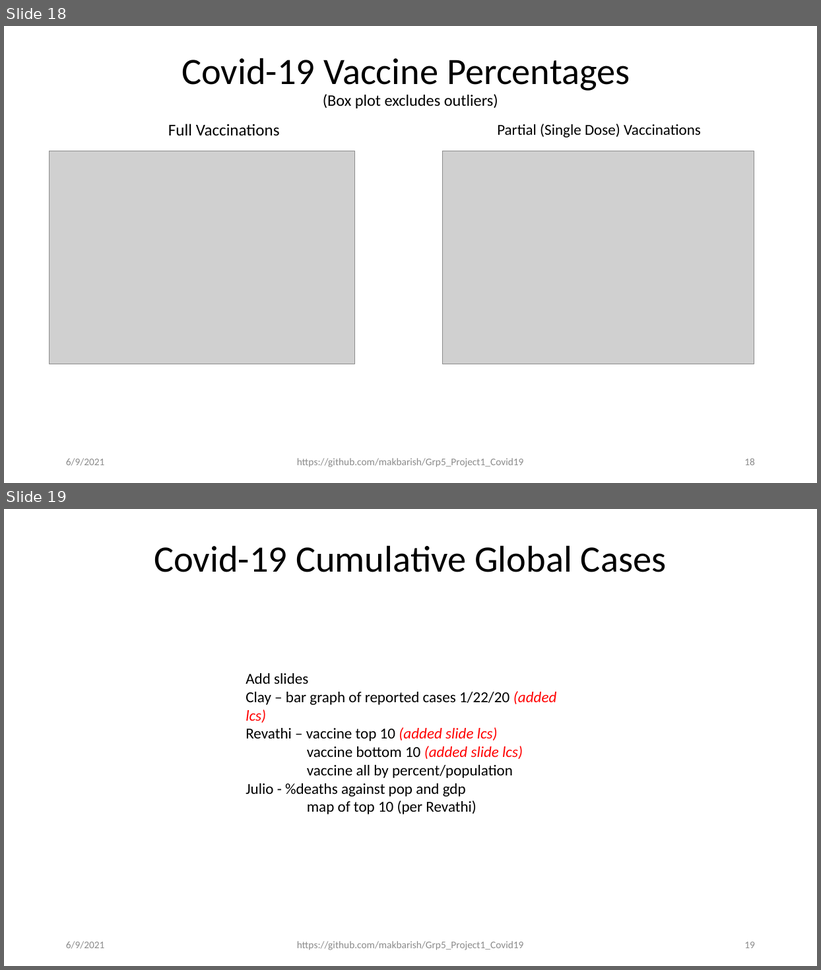
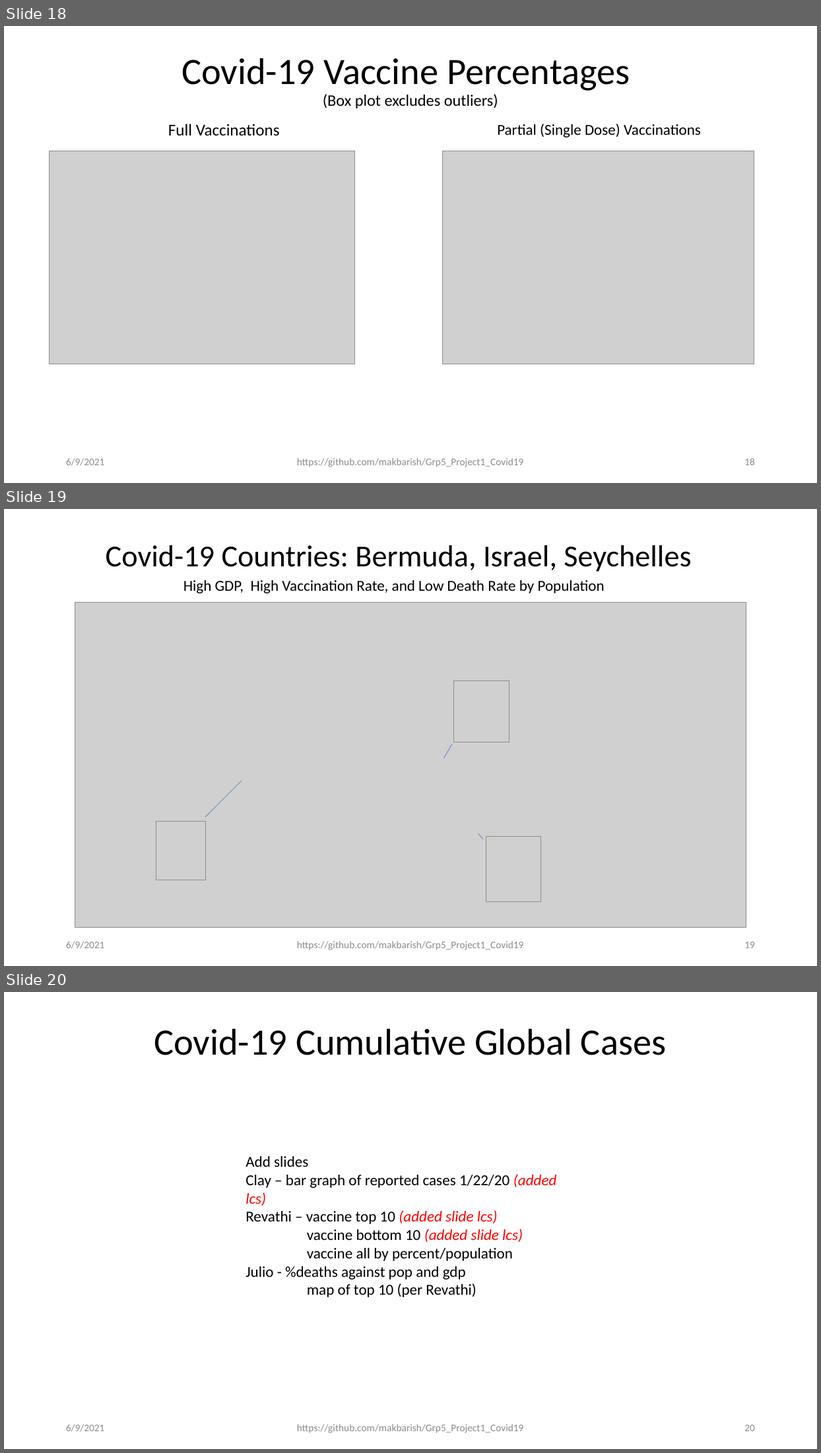
Before and after one commit to makbarish/Grp5_Project1_Covid19, a slide deck: Clay/Novel_Corona_Virus_2019_v2.pptx. Shown one above the other, each under a label of ours: slides 18 and 19 before the commit, slides 18, 19 and 20 after it. The pictures are 821x970 and 821x1453 pixels, drawn with LibreOffice and Linux fonts; fonts in the diff are those of the drawing; grey boxes stand for pictures. Boxes give left, top, right and bottom in pixels: in the first picture for what was removed or moved away, otherwise in the second. Text is boxed around its words. In the diff, an @@ line names an element or a change of style, - is before the commit and + after.

```diff
--- a/Clay/Novel_Corona_Virus_2019_v2.pptx
+++ b/Clay/Novel_Corona_Virus_2019_v2.pptx
@@ slide 19 added at bbox=[4, 509, 817, 966], background #FFFFFF @@
@@ text added at bbox=[106, 545, 691, 572], 36 pt, text #000000 @@
+Covid-19 Countries: Bermuda, Israel, Seychelles
@@ text added at bbox=[184, 580, 605, 593], 18 pt, text #000000 @@
+High GDP, High Vaccination Rate, and Low Death Rate by Population
@@ picture added at bbox=[75, 603, 746, 929] @@
@@ picture added at bbox=[454, 681, 509, 742] @@
@@ line added from (452, 745) to (444, 758), #4472C4 0.5 pt @@
@@ line added from (205, 817) to (242, 781), #4472C4 0.5 pt @@
@@ picture added at bbox=[156, 822, 206, 881] @@
@@ line added from (483, 840) to (479, 834), #4472C4 0.5 pt @@
@@ picture added at bbox=[486, 837, 541, 902] @@
@@ text added at bbox=[66, 941, 105, 949], 12 pt, text #8C8C8C @@
+6/9/2021
@@ text added at bbox=[297, 941, 524, 951], 12 pt, text #8C8C8C @@
+https://github.com/makbarish/Grp5_Project1_Covid19
@@ page number added at bbox=[745, 942, 755, 949], 12 pt, text #8C8C8C @@
+19
@@ what was slide 19 is now slide 20 @@
@@ page number at bbox=[745, 1425, 755, 1432]: text changed @@
-19
+20
```
Also in this commit, not shown: 1 slide changed, 21 other files.
